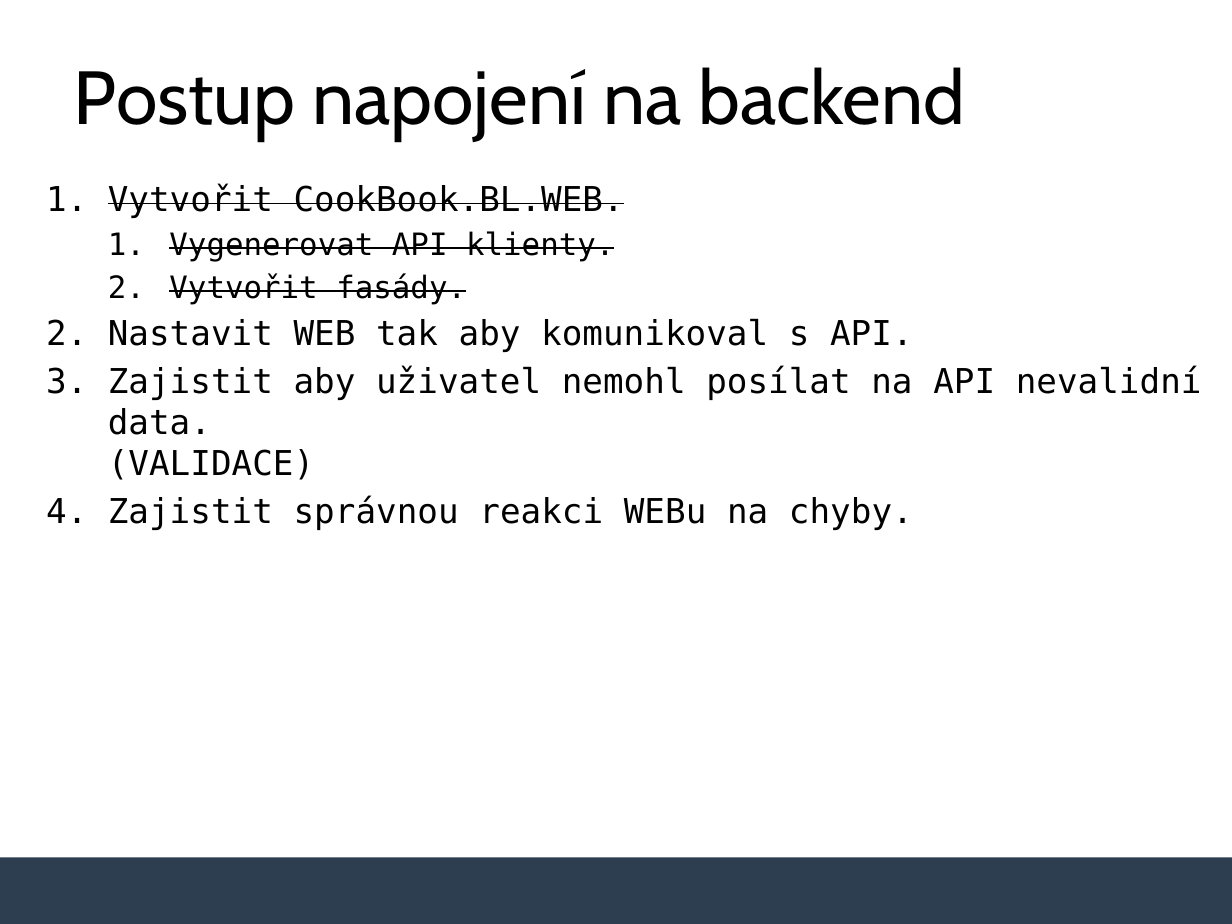
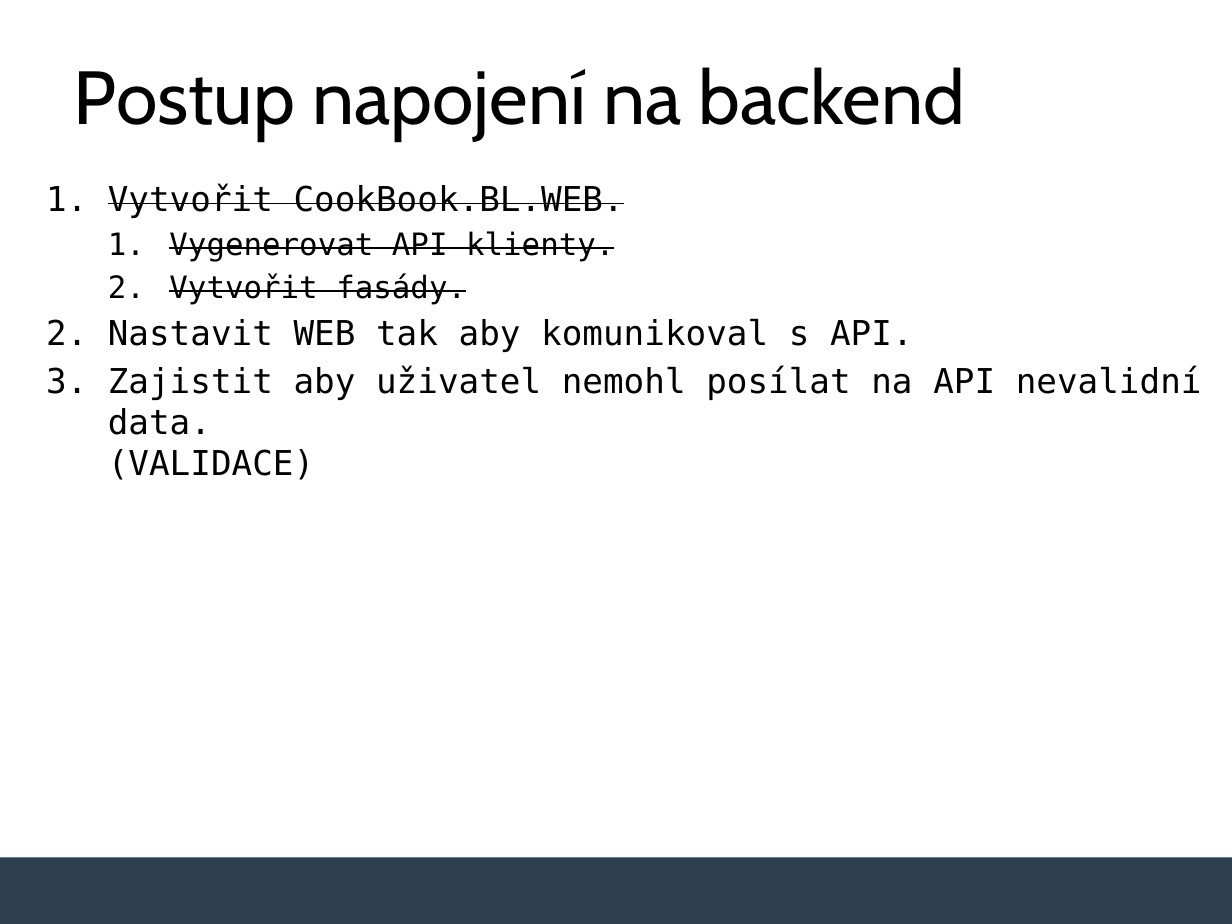
Before and after one commit to MichalTichy/Lecture-Integrating-Blazor-with-Backend, a slide deck: slide 12 of slides.pptx. Drawn at 1232x924 pixels with LibreOffice and Linux fonts; fonts in the diff are those of the drawing; background and template pictures are left out. Boxes give left, top, right and bottom in pixels: in the first picture for what was removed or moved away, otherwise in the second. Text is boxed around its words. In the diff, an @@ line names an element or a change of style, - is before the commit and + after.

```diff
--- a/slides.pptx
+++ b/slides.pptx
@@ text at box(108, 496, 913, 530): paragraph removed @@
-4. Zajistit správnou reakci WEBu na chyby.
```
Also in this commit, not shown: 5 other slides changed, 3 slides added, 5 slides removed.
